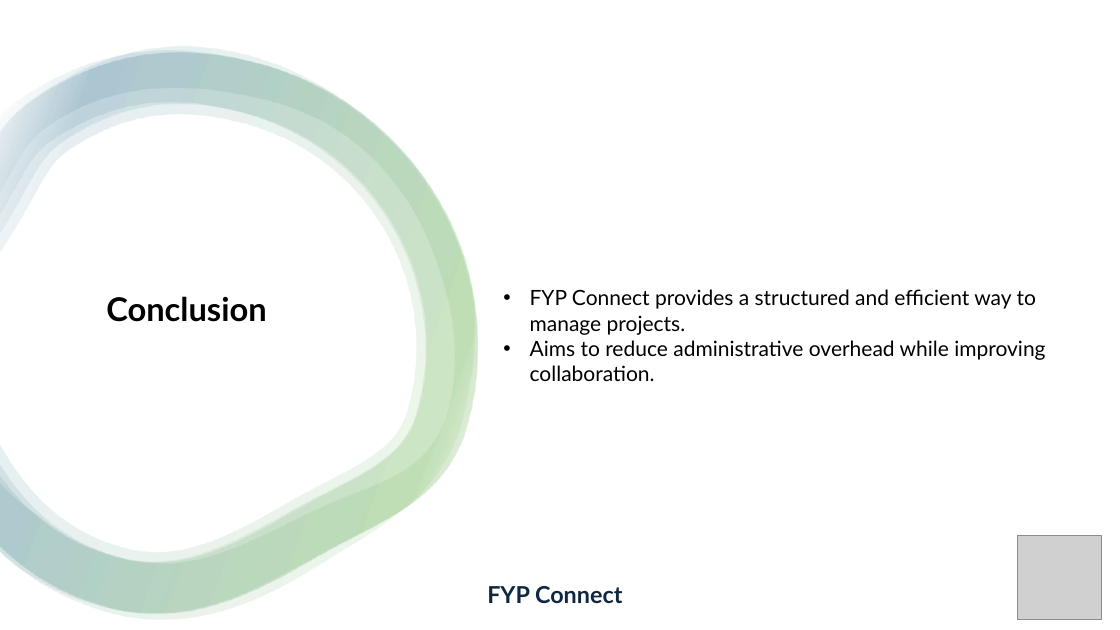
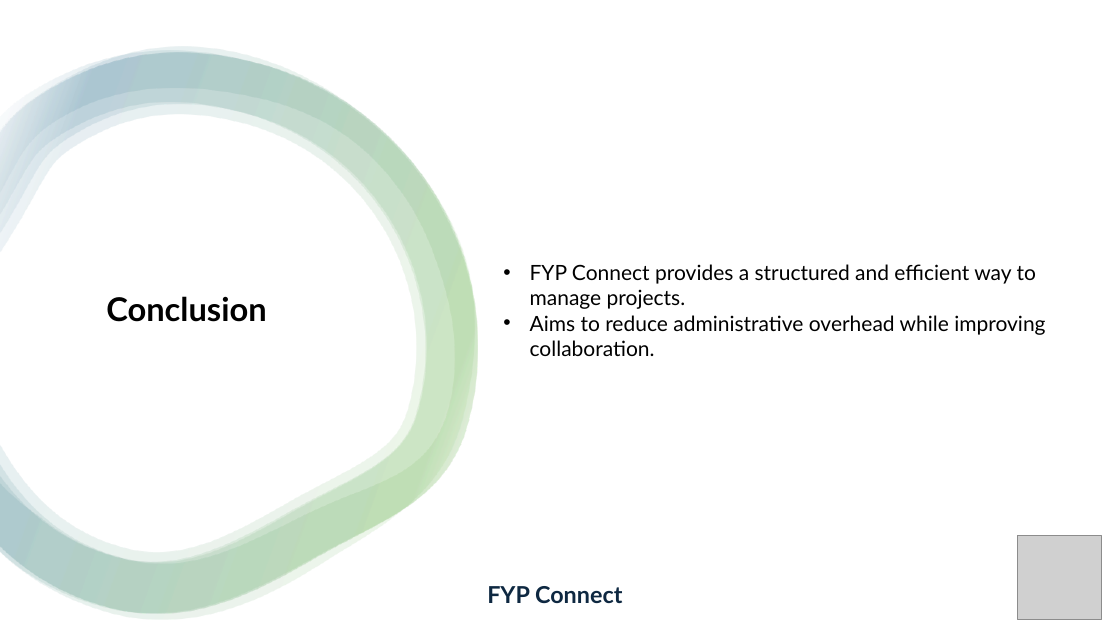
Before and after one commit to LUCIDSoftwares/FYPConnect, a slide deck: slide 21 of FinalDocs/presentation.pptx (slide 8 before the commit). Drawn at 1120x630 pixels with LibreOffice and Linux fonts; fonts in the diff are those of the drawing; grey boxes stand for pictures; background and template pictures are left out. Boxes give left, top, right and bottom in pixels: in the first picture for what was removed or moved away, otherwise in the second. Text is boxed around its words. In the diff, an @@ line names an element or a change of style, - is before the commit and + after.

```diff
--- a/FinalDocs/presentation.pptx
+++ b/FinalDocs/presentation.pptx
@@ text "FYP Connect provides a structured ...": place and size @@
-text "FYP Connect provides a structured ..." at box(530, 289, 1045, 381)
+text "FYP Connect provides a structured ..." at box(530, 264, 1045, 356)
```
Also in this commit, not shown: 6 other slides changed, 13 slides added, 2 other files.
